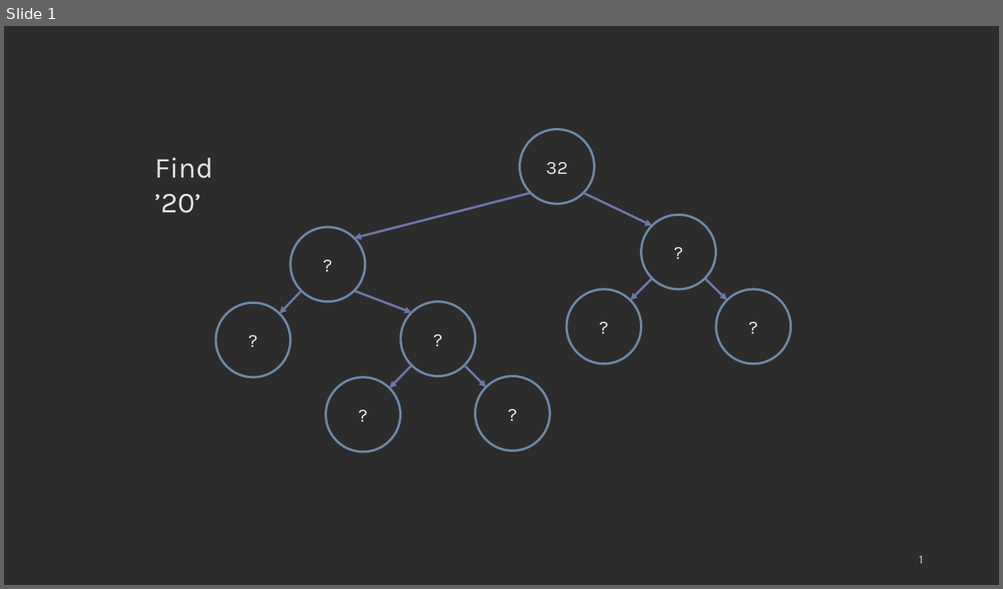
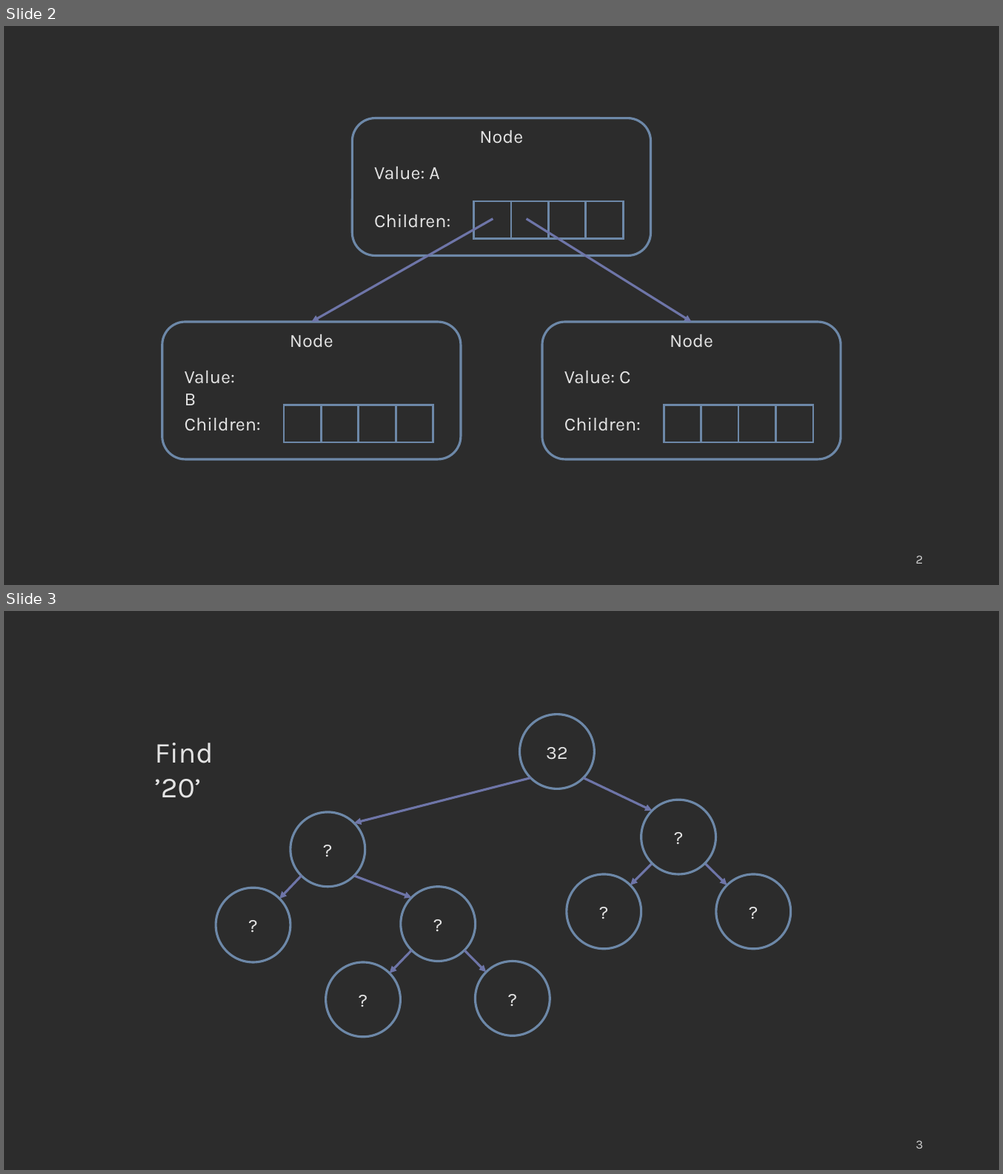
Before and after one commit to COP3530/edugator-content, a slide deck: trees/trees/images-ppt.pptx. Shown one above the other, each under a label of ours: slide 1 before the commit, slides 2 and 3 after it. The pictures are 1003x589 and 1003x1174 pixels, drawn with LibreOffice and Linux fonts; fonts in the diff are those of the drawing. Boxes give left, top, right and bottom in pixels: in the first picture for what was removed or moved away, otherwise in the second. Text is boxed around its words. In the diff, an @@ line names an element or a change of style, - is before the commit and + after.

```diff
--- a/trees/trees/images-ppt.pptx
+++ b/trees/trees/images-ppt.pptx
@@ slide 2 added at (4, 26, 999, 585), background #2C2C2C @@
@@ rounded rectangle added at (353, 118, 651, 256), outline #6D88A8 2.25 pt, 18 pt, text #E4E4E4 @@
+Node
@@ text added at (374, 167, 439, 180), 18 pt, text #E4E4E4 @@
+Value: A
@@ table added at (474, 201, 623, 238), 1 rows, 4 columns @@
+ |  |  | 
@@ arrow added from (492, 219) to (311, 322), #6E75A8 2.25 pt @@
@@ text added at (374, 214, 450, 228), 18 pt, text #E4E4E4 @@
+Children:
@@ arrow added from (526, 219) to (691, 322), #6E75A8 2.25 pt @@
@@ rounded rectangle added at (162, 322, 461, 460), outline #6D88A8 2.25 pt, 18 pt, text #E4E4E4 @@
+Node
@@ rounded rectangle added at (542, 322, 840, 460), outline #6D88A8 2.25 pt, 18 pt, text #E4E4E4 @@
+Node
@@ text added at (185, 371, 235, 406), 18 pt, text #E4E4E4 @@
+Value: B
@@ text added at (564, 371, 630, 384), 18 pt, text #E4E4E4 @@
+Value: C
@@ text added at (185, 418, 261, 432), 18 pt, text #E4E4E4 @@
+Children:
@@ table added at (284, 405, 433, 443), 1 rows, 4 columns @@
+ |  |  | 
@@ text added at (564, 417, 640, 432), 18 pt, text #E4E4E4 @@
+Children:
@@ table added at (663, 405, 813, 443), 1 rows, 4 columns @@
+ |  |  | 
@@ page number added at (916, 556, 923, 564), 12 pt, text #D1D1D1 @@
+2
@@ what was slide 1 is now slide 3 @@
@@ page number at (916, 1141, 923, 1149): text changed @@
-1
+3
```
Also in this commit, not shown: 1 other slide added, 3 other files.
